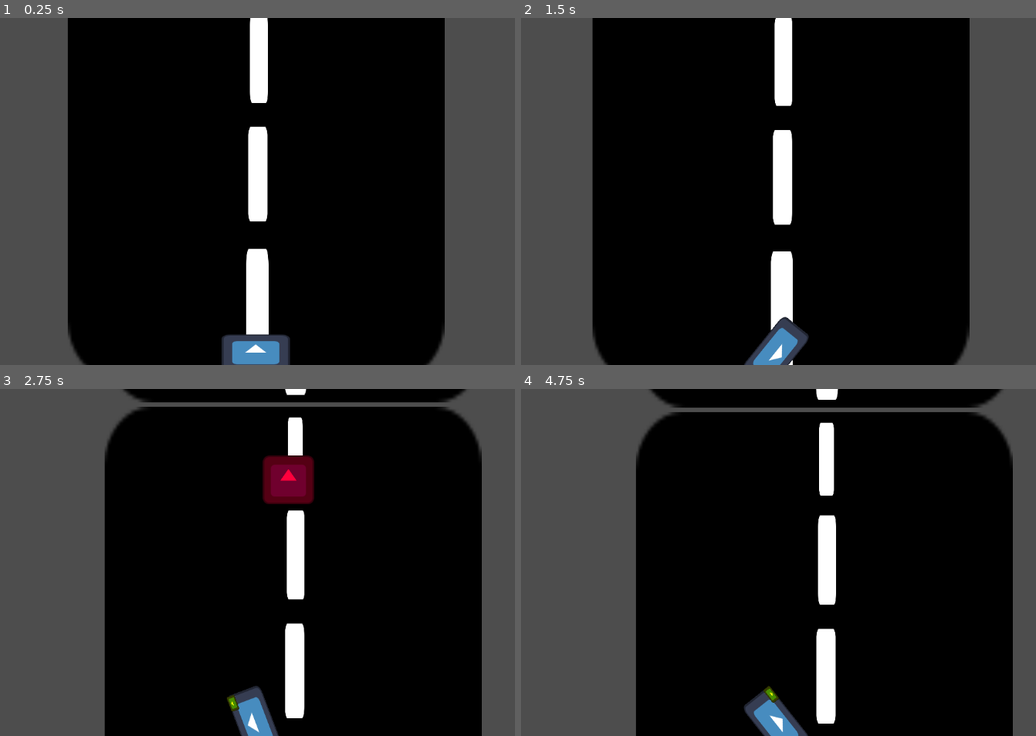
Above: before the commit, frames 1-4 (two rows, left to right).
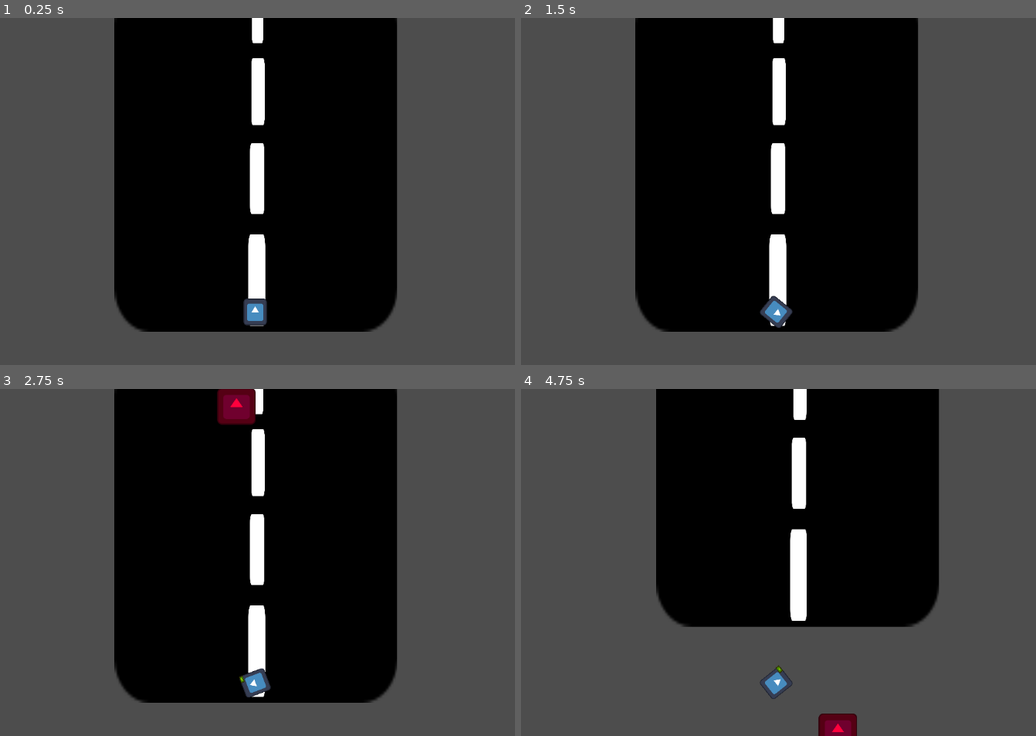
Above: after the commit, the same moments.

Repository: prakhar-gamer/NightTimeRacer
Game: Godot game, scene res://scenes/main.tscn
Two runs of this game, one before a commit and one after it. Both use one fixed random seed, a clock stepped at 60 frames per second and the inputs below. The engine's default icon, where the game draws it, is replaced by a stand-in: a white triangle on a blue panel in a dark square.
Inputs:
- Up to frame 1 (0.25 s): no input
- Up to frame 2 (1.5 s): tap Enter at 0.5 s; hold D (right) 0.53-1.28 s; hold S (down) from 1.28 s (still down)
- Up to frame 3 (2.75 s): release S (down) at 2.03 s; hold D (right) from 2.03 s (still down)
- Up to frame 4 (4.75 s): release D (right) at 2.78 s; hold W (forward) 2.78-3.53 s; hold A (left) from 3.53 s (still down)

The runs differ from the first frame. In frame 1, 25% of the frame differs, in the area x 13-87%, y 0-100%; in frame 2, 26%; in frame 3, 31%; in frame 4, 39%, in the area x 22-96%, y 0-100%.

Commit message:
fixed crash slow down glitch

Diff:
--- a/Scripts/enemy_logic/enemy_car.gd
+++ b/Scripts/enemy_logic/enemy_car.gd
@@ -11,6 +11,11 @@
 var lane = "none"
 var border = "none"
 
+
+@onready var rightLight = $rightLight
+@onready var leftLight = $leftLight
+
+
 func _ready() -> void:
 	add_to_group("enemy_car")
 	pass
@@ -20,11 +25,15 @@
 func drivingLogic(delta: float) -> float:
 	if lane == "right":
 		rotation = lane_change_angle * delta
+		rightLight.show()
 	if lane == "left":
 		rotation = -lane_change_angle * delta
+		leftLight.show()
 	return rotation
 
 func _physics_process(delta: float) -> void:
+	rightLight.hide()
+	leftLight.hide()
 	#adds the force for forward and back motion
 	#engine force
 	velocity.y += acceleration * delta
--- a/Scripts/enemy_logic/enemy_spawner.gd
+++ b/Scripts/enemy_logic/enemy_spawner.gd
@@ -1,7 +1,7 @@
 extends Node
 
-@export var xLowerLimit = 0
-@export var xHigherLimit =0
+var xLowerLimit = 0
+var xHigherLimit =0
 
 @onready var main = $"."
 @onready var spawnarea = $"spawning range/CollisionShape2D"
@@ -24,10 +24,10 @@
 
 #gets a random position in between the length and spawns the enemy car node.
 func enemySpawn():
-	if 0 <= enenmy_count && enenmy_count < 4:
+	if 0 <= enenmy_count && enenmy_count < 3:
 		var spawn_pos = spawnarea.global_position
 
-		var spawnLocoX = randf_range(xLowerLimit, xHigherLimit)
+		var spawnLocoX = randf_range(xLowerLimit-40, xHigherLimit-40)
 		var spawnLocoY = spawn_pos.y
 		var enemy = enemy_car.instantiate()
 		enemy.global_position = Vector2(spawnLocoX, spawnLocoY)
@@ -56,7 +56,6 @@
 func _on_timer_timeout() -> void:
 	enemySpawn()
 	enemyRemove()
-	enenmy_count = enenmy_count
 
 	#spawner timing
 	var rngSpawnRate = randf_range(.2,.8)
--- a/Scripts/player_car.gd
+++ b/Scripts/player_car.gd
@@ -50,20 +50,19 @@
 
 	#Reduces perpindicular velocity
 	#find the velocity values
-	var forwardVelocity = -global_transform.y * velocity.dot(-global_transform.y);
 	var rightVelocity = global_transform.x * velocity.dot(global_transform.x)
 
+
+	var forwardSpeed = velocity.dot(-global_transform.y)
+
+	var maxForwardSpeed = MaxVelocity
+	var minForwardSpeed = -MaxVelocity if allowBackwords else 0.0
+
+	# FINISHING NEW CLAMPING TO FIX
+	forwardSpeed = clampf(forwardSpeed, minForwardSpeed, maxForwardSpeed)
+
+	var forwardVelocity = -global_transform.y * forwardSpeed
 	velocity = forwardVelocity + (rightVelocity * driftFactor)
-
-	#depending on gamemode you can disable backwords movement
-	var backwordsVelocity
-	if allowBackwords == true:
-		backwordsVelocity = MaxVelocity
-	else:
-		backwordsVelocity = 0
-
-	velocity.x = clampf(velocity.x, -MaxVelocity, MaxVelocity)
-	velocity.y = clampf(velocity.y, -MaxVelocity, backwordsVelocity)
 
 	move_and_slide()
 	pass
--- a/project.godot
+++ b/project.godot
@@ -52,6 +52,11 @@
 "events": [Object(InputEventKey,"resource_local_to_scene":false,"resource_name":"","device":-1,"window_id":0,"alt_press …(191 unchanged characters)…
 ]
 }
+restart={
+"deadzone": 0.2,
+"events": [Object(InputEventKey,"resource_local_to_scene":false,"resource_name":"","device":-1,"window_id":0,"alt_pressed":false,"shift_pressed":false,"ctrl_pressed":false,"meta_pressed":false,"pressed":false,"keycode":0,"physical_keycode":82,"key_label":0,"unicode":114,"location":0,"echo":false,"script":null)
+]
+}
 
 [physics]
 
--- a/scenes/enemy_car.tscn
+++ b/scenes/enemy_car.tscn
@@ -27,7 +27,7 @@
 position = Vector2(3, 6)
 shape = SubResource("RectangleShape2D_ermhv")
 
-[node name="Sprite2D" type="Sprite2D" parent="." unique_id=59312003]
+[node name="enemy" type="Sprite2D" parent="." unique_id=59312003]
 modulate = Color(1.5713375, 0, 0.24002774, 1)
 position = Vector2(-3.8146973e-06, 5.0000005)
 scale = Vector2(0.7478126, 0.7109375)
@@ -42,7 +42,7 @@
 [node name="crashZone" type="Area2D" parent="." unique_id=857048491]
 
 [node name="CollisionShape2D" type="CollisionShape2D" parent="crashZone" unique_id=794572578]
-position = Vector2(-1.0000005, 13)
+position = Vector2(-1, 10.999999)
 rotation = -3.1415925
 scale = Vector2(9.899323, -5.682782)
 shape = SubResource("RectangleShape2D_knn66")
@@ -59,6 +59,20 @@
 position = Vector2(124, 5)
 shape = SubResource("RectangleShape2D_3mung")
 
+[node name="rightLight" type="Sprite2D" parent="." unique_id=2104735297]
+modulate = Color(0.7570094, 0.7570095, 0, 1)
+self_modulate = Color(0.8556508, 0.8430932, 0.3934258, 1)
+position = Vector2(33, 42)
+scale = Vector2(0.2183466, 0.14609717)
+texture = ExtResource("1_3y6xc")
+
+[node name="leftLight" type="Sprite2D" parent="." unique_id=643724096]
+modulate = Color(0.7570094, 0.7570095, 0, 1)
+self_modulate = Color(0.8556508, 0.8430932, 0.3934258, 1)
+position = Vector2(-31.874998, 41.000004)
+scale = Vector2(0.21679688, 0.13671874)
+texture = ExtResource("1_3y6xc")
+
 [connection signal="body_entered" from="ViewZone" to="." method="_on_view_zone_body_entered"]
 [connection signal="body_exited" from="ViewZone" to="." method="_on_view_zone_body_exited"]
 [connection signal="body_entered" from="crashZone" to="." method="_on_crash_zone_body_entered"]
--- a/scenes/player_car.tscn
+++ b/scenes/player_car.tscn
@@ -5,34 +5,35 @@
 [ext_resource type="PackedScene" uid="uid://cvq2m1j5hmfie" path="res://scenes/enemy_spawner.tscn" id="3_v64uw"]
 
 [sub_resource type="RectangleShape2D" id="RectangleShape2D_s2c5k"]
-size = Vector2(126, 62)
+size = Vector2(59, 62)
 
 [node name="PlayerCar" type="CharacterBody2D" unique_id=1530220514 groups=["player_car"]]
 script = ExtResource("1_ir7uv")
 allowBackwords = false
+MaxVelocity = 2000
 
 [node name="CollisionShape2D" type="CollisionShape2D" parent="." unique_id=1986271812]
-position = Vector2(1, -1)
+position = Vector2(-0.5, -1)
 shape = SubResource("RectangleShape2D_s2c5k")
 
 [node name="body" type="Sprite2D" parent="." unique_id=1369685853]
-position = Vector2(1, 0)
-scale = Vector2(1, 0.515625)
+scale = Vector2(0.453125, 0.515625)
 texture = ExtResource("2_v64uw")
 
 [node name="Camera2D" type="Camera2D" parent="." unique_id=1293125474]
 offset = Vector2(0, -300)
+zoom = Vector2(0.75, 0.75)
 
 [node name="Enemy_spawner" parent="Camera2D" unique_id=539123083 instance=ExtResource("3_v64uw")]
 
 [node name="right_signal" type="Sprite2D" parent="." unique_id=1243447412]
 modulate = Color(1, 1, 0, 1)
-position = Vector2(49.5, -25.75)
-scale = Vector2(0.2265625, 0.12109375)
+position = Vector2(20.25, -27.875)
+scale = Vector2(0.12890626, 0.07617186)
 texture = ExtResource("2_v64uw")
 
 [node name="left_signal" type="Sprite2D" parent="." unique_id=1613139555]
 modulate = Color(1, 1, 0, 1)
-position = Vector2(-48, -26)
-scale = Vector2(0.2421875, 0.1171875)
+position = Vector2(-21.75, -27.25)
+scale = Vector2(0.13671875, 0.08203127)
 texture = ExtResource("2_v64uw")
